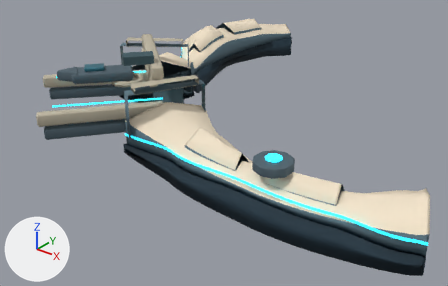
Renders of the glTF model space-battleship/assets/planets/facilities_v9/shipyard.glb from each side of a commit.
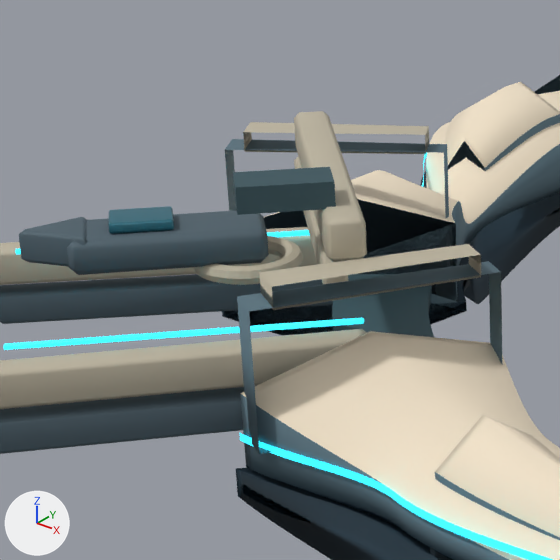
Each version appears first whole from a 50 mm lens placed at (3.91, -10.38, 4.32), pointed at (-2.11, -2.85, -0.35), and next in a close-up on the part from 11% to 50% of the width and 0% to 60% of the height. Lighting does not change. The marker at lower left points along +X, +Y and +Z. The first two pictures are the older version. Where no turn or scale is listed for an object, it has been applied to the vertices.

In view in the first close-up: 'Dock armored entrance canopy', 'Dock armored entry threshold.001', 'Dock district curved pressure abutment', 'Dock district curved pressure abutment.001', 'Dock district deep support', 'Dock district deep support.001', 'Dock inner dark girder', 'Dock inner dark girder.001', 'Dock outer launch arm.001', 'Docked shuttle fuselage', 'Inset long-span roof armor plate.008', 'Inset long-span roof armor plate.009' and 15 more.
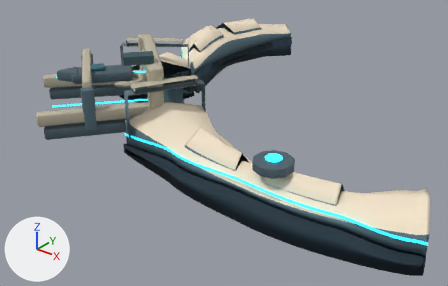
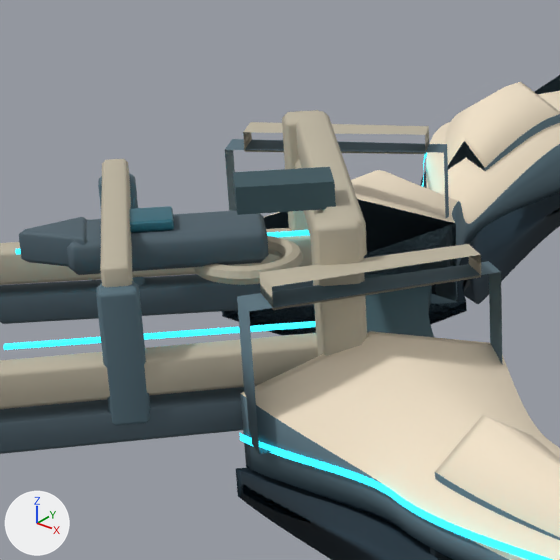
Commit message: Strengthen dock and manufacturing portal silhouettes

Where the change shows, as pixel boxes [x1, y1, x2, y2] in the close-ups (560 x 560 px):
'Dock outer service portal upright.001', added (cyan): after [96, 281, 150, 425]
'Dock entrance upright.001', added: after [310, 213, 367, 356]
'Dock outer service portal header', added: after [100, 159, 133, 287]
'Dock entrance upright', added: after [282, 110, 318, 231]
'Dock outer service portal upright', added: after [98, 173, 145, 286]

What changed in the scene script:
```text
Add me_cube_026:
    me_cube_026.from_pydata(...)  # 24 vertices, 44 faces; spans x -0.106..0.106, y -0.108..0.108, z -0.335..0.335
    me_cube_026.materials.append(mat_recessed_slate_armor_flanks)  # cyan #59737e
Add me_cube_027:
    me_cube_027.from_pydata(...)  # 24 vertices, 44 faces; spans x -0.665..0.665, y -0.571..0.571, z -0.08..0.08
    me_cube_027.materials.append(mat_warm_faceted_ivory_armor)  # light grey #bfb6a2
Add me_cube_025_1:
    me_cube_025_1.from_pydata(...)  # 24 vertices, 44 faces; spans x -0.132..0.132, y -0.133..0.133, z -0.475..0.475
    me_cube_025_1.materials.append(mat_warm_faceted_ivory_armor)  # light grey #bfb6a2
Add ob_dock_outer_service_portal_upright_001:
    ob_dock_outer_service_portal_upright_001 = bpy.data.objects.new('Dock outer service portal upright.001', me_cube_026)
    ob_dock_outer_service_portal_upright_001.location = (-3.049, -4.909, 0.715)
Add ob_dock_outer_service_portal_upright:
    ob_dock_outer_service_portal_upright = bpy.data.objects.new('Dock outer service portal upright', me_cube_026.copy())
    ob_dock_outer_service_portal_upright.location = (-4.305, -3.855, 0.715)
Add ob_dock_outer_service_portal_header:
    ob_dock_outer_service_portal_header = bpy.data.objects.new('Dock outer service portal header', me_cube_027)
    ob_dock_outer_service_portal_header.location = (-3.677, -4.382, 1.07)
Add ob_dock_entrance_upright_001:
    ob_dock_entrance_upright_001 = bpy.data.objects.new('Dock entrance upright.001', me_cube_025_1)
    ob_dock_entrance_upright_001.location = (-2.383, -4.162, 0.845)
Add ob_dock_entrance_upright:
    ob_dock_entrance_upright = bpy.data.objects.new('Dock entrance upright', me_cube_025_1.copy())
    ob_dock_entrance_upright.location = (-3.685, -3.069, 0.845)
```
